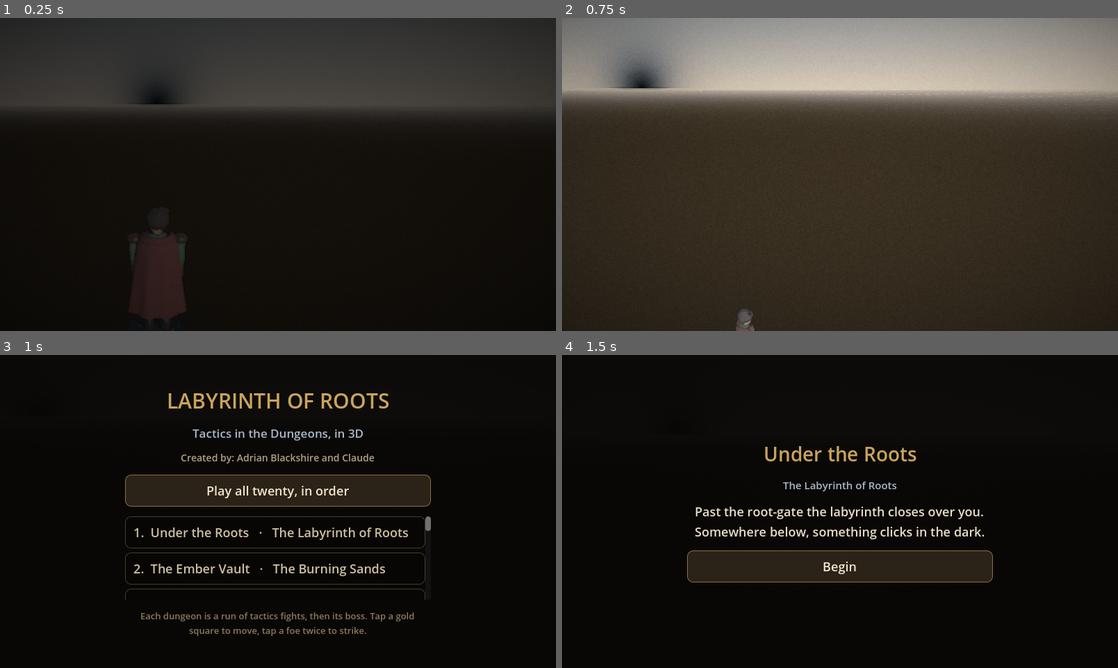
Above: before the commit, frames 1-4 (two rows, left to right).
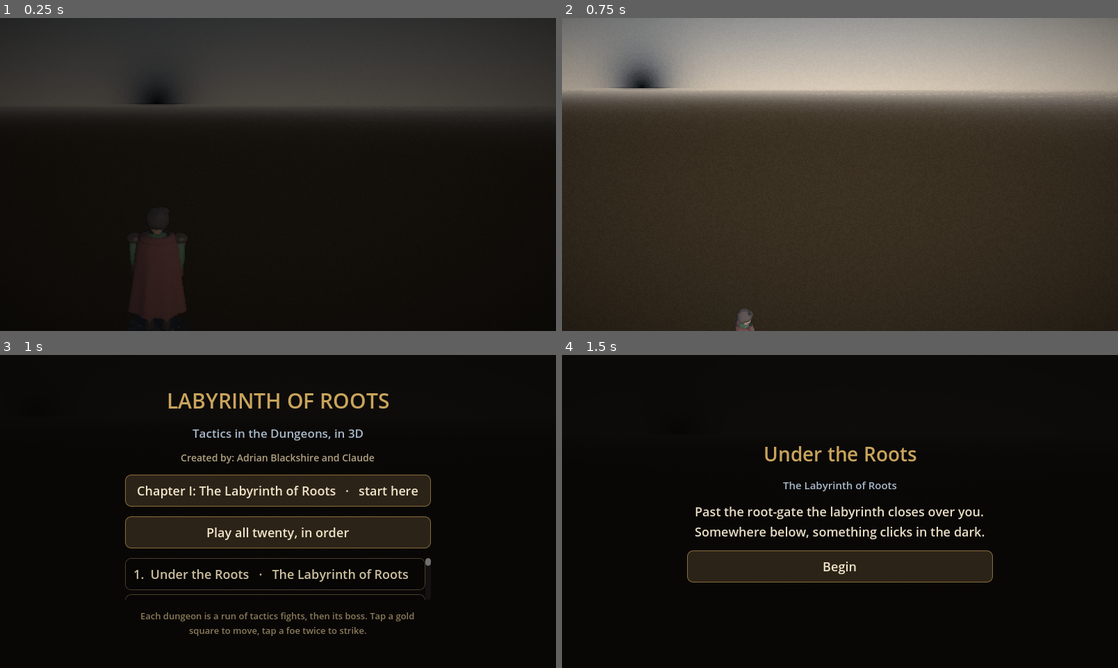
Above: after the commit, the same moments.

Repository: coderblack15/labyrinth-of-roots-3d
Game: Godot game, scene res://main.tscn
Same seed, same stepped clock (60 frames per second), same inputs: the game is played once before the commit and once after it.
Inputs (mouse positions are in pixels of both pictures, inside the frame that each line leads up to):
- Up to frame 1 (0.25 s): no input
- Up to frame 2 (0.75 s): tap Enter at 0.5 s; move the mouse to (962, 158) at 0.52 s; hold D from 0.53 s (still down); hold Q from 0.53 s (still down); click (962, 158) at 0.67 s
- Up to frame 3 (1 s): keep holding D; keep holding Q; tap Space at 0.77 s
- Up to frame 4 (1.5 s): release D at 1.25 s; release Q at 1.25 s; click "Play all twenty, in order" at 1.25 s

Frames 1-2 are identical in both runs. In frame 3, 7.9% of the frame differs, in the area x 22-78%, y 41-78%; in frame 4, nothing differs.

Commit message:
Chapter I: the story between the fights, a first-fight guide, a proper ending; start-menu entry
Created by: Adrian Blackshire and Claude.

Co-Authored-By: Claude Opus 5.5 <noreply@anthropic.com>
Claude-Session: https://claude.ai/code/session_01QZcaELAdLn4gJ97qC9vxRm

Diff:
--- a/scripts/main.gd
+++ b/scripts/main.gd
@@ -218,13 +218,18 @@
 
 # A dungeon is its run of tactics boards (scripts/tactics/campaign.gd).
 # "all" plays every dungeon in chapter order, starting fresh in each.
+# "chapter1" plays Chapter I with its story between the fights.
 func _explore(key: String) -> void:
+	var ch := key == "chapter1"
+	if ch:
+		key = "roots"
 	var keys: Array = preload("res://scripts/explore/dungeons.gd").ORDER if key == "all" else [key]
 	for k in keys:
 		var c = preload("res://scripts/tactics/campaign.gd").new()
 		c.name = "Campaign"
 		c.main = self
 		c.auto = autoplay
+		c.chapter = ch
 		add_child(c)
 		var r: String = await c.run(k)
 		print("== DUNGEON ", k, " ", r)
--- a/scripts/tactics/campaign.gd
+++ b/scripts/tactics/campaign.gd
@@ -1,13 +1,16 @@
 # A dungeon played as its run of tactics boards: the fights in order, then the boss.
 # A short card opens each fight; your HP carries over, with a breather after each win.
-# Lose a fight and Burr drags you clear: you try that board again at half HP.
+# Lose a fight and Burr drags you clear: you try that board again at half HP
+# (full HP in Chapter I, which tells its story between the fights: chapter_one.gd).
 # Created by: Adrian Blackshire and Claude.
 extends Node
 
 const DG = preload("res://scripts/explore/dungeons.gd")
+const CH1 = preload("res://scripts/tactics/chapter_one.gd")
 
 var main
 var auto := false
+var chapter := false   # Chapter I: the story between the fights (scripts/tactics/chapter_one.gd)
 
 func run(key: String) -> String:
 	var d: Dictionary = DG.DUNGEONS[key]
@@ -21,12 +24,27 @@
 		steps.append({"board": d.fights[dg], "line": d.get("lines", {}).get(dg, ["Foes!", "They come at you out of the dark."])})
 	steps.append({"board": d.boss, "line": d.boss_line, "boss": true})
 	main.world.player.visible = false
-	await _card(d.title, d.chapter, d.intro, "Begin")
+	var story := chapter and key == CH1.KEY
+	if story:
+		await _cards(CH1.OPEN)
+	else:
+		await _card(d.title, d.chapter, d.intro, "Begin")
 	var i := 0
+	var told := -1   # the last fight whose story cards were shown, so a retry skips them
 	while i < steps.size():
 		var s: Dictionary = steps[i]
-		var tag := "Boss" if s.get("boss", false) else "Fight %d of %d" % [i + 1, steps.size() - 1]
-		await _card(s.line[0], tag + "   ·   HP %d/%d" % [hp, max_hp], s.line[1], "Fight")
+		var boss: bool = s.get("boss", false)
+		var tag := "Boss" if boss else "Fight %d of %d" % [i + 1, steps.size() - 1]
+		if story and told < i:
+			told = i
+			if boss:
+				await _cards(CH1.CHAMBER)
+			elif CH1.BEFORE.has(i):
+				await _cards(CH1.BEFORE[i])
+			if i == 0:
+				await _cards([CH1.GUIDE])
+		var line: Array = [CH1.BOSS[0], CH1.BOSS[2]] if story and boss else s.line
+		await _card(line[0], tag + "   ·   HP %d/%d" % [hp, max_hp], line[1], "Fight")
 		var res: Dictionary = await main.run_battle(s.board, hp, "Continue", tier)
 		main.world.player.visible = false
 		if res.result == "victory":
@@ -34,10 +52,19 @@
 			hp = min(max_hp, max(1, res.hp) + 4)
 			i += 1
 		else:
-			hp = max_hp / 2
-			await _card("Burr drags you clear", "HP %d/%d" % [hp, max_hp], "Vaelric's axe holds you at 1 HP. You gather yourself and go again.", "Try again")
-	await _card("Dungeon cleared", d.title, d.get("outro", "The way on is open."), "Continue")
+			# Chapter I is the first chapter anyone plays, so a retry there starts at full HP.
+			hp = max_hp if story else max_hp / 2
+			var why := CH1.LOSE_EARLY if story and not boss else "Vaelric's axe holds you at 1 HP. You gather yourself and go again."
+			await _card("Burr drags you clear", "HP %d/%d" % [hp, max_hp], why, "Try again")
+	if story:
+		await _cards(CH1.END)
+	else:
+		await _card("Dungeon cleared", d.title, d.get("outro", "The way on is open."), "Continue")
 	return "cleared"
+
+func _cards(list: Array) -> void:
+	for c in list:
+		await _card(c[0], c[1], c[2], c[3])
 
 func _card(title: String, sub: String, text: String, go: String) -> void:
 	print("[dungeon] ", title, ": ", text)
--- /dev/null
+++ b/scripts/tactics/chapter_one.gd
@@ -0,0 +1,64 @@
+# Chapter I, The Labyrinth of Roots, told between its tactics fights.
+# The words follow the 2D game's Parts I to IV (STORY.md): the pathway and the strangers,
+# the vine horror in the dark, the webs, the Hollow Chamber and Vaelric's axe, then the Nest.
+# Each card is [title, small line, text, button].
+# Created by: Adrian Blackshire and Claude.
+extends RefCounted
+
+const KEY := "roots"
+
+const OPEN := [
+	["Chapter I", "The Labyrinth of Roots   ·   Part I: The Pathway",
+		"For two days you have walked the ceremonial pathway, stopping only to eat a few bites from your pack. On the road, two hooded strangers step into your way. \"Turn back,\" one says. \"Nothing that goes down there comes back up.\" You press three coins into their palms and walk on.",
+		"Walk on"],
+	["The outer gate", "Part I: The Pathway",
+		"Level after level you go down, until the gate of the labyrinth rises in front of you, carved with spirals, antlered figures and runes that seem to shift when you look away. The sun sinks, the stone turns violet, and then the light is gone. Darkness, total and absolute.",
+		"Step into the dark"],
+	["Something unfolds", "Part I: The Pathway",
+		"You never hear it coming. Behind you, a vine horror unfolds to its full height, nearly eight feet of thorned limbs made for tearing. One lashes past your ear. You run: left, right, left again, until the rustling fades. Burr is at your heel. With cloth, a stick and your flint you strike a torch.",
+		"Raise the torch"],
+]
+
+# Shown before each fight, by its place in the run (0 = first). The boss has its own.
+const BEFORE := {
+	0: [["The Webs", "Part II: The Webs",
+		"White webbing fills the corridor from floor to ceiling. Skeletons hang in it like flies, some still in rusted armour. A warm wind brushes your skin, though there should be no wind down here, and something hairy and jointed reaches out of the dark.",
+		"Ready yourself"]],
+	1: [["Under the webbing", "Part II: The Webs",
+		"You smother the torch, crawl on your belly under the loose strands, and come out where the roots hang low. The ground is moving. Burrow-ticks, fat as fists, wake to the warmth of you and Burr.",
+		"Ready yourself"]],
+}
+
+# How to play, once, before the first fight.
+const GUIDE := ["How a fight goes", "Your first fight",
+	"Gold squares show where you can move: tap one to walk there. Tap a foe once to see it, and again to strike. Your cards along the bottom are your moves; Brace makes the next blow at you weaker. Burr fights beside you on his own. Ground matters: high ground helps you hit, webs slow you, sinking ground traps whoever stands in it. Tap End turn when you're done.",
+	"Got it"]
+
+# Between the last road fight and the boss: the Hollow Chamber.
+const CHAMBER := [
+	["The Hollow Chamber", "Part III: The Hollow Chamber",
+		"The passage opens into a round room that feels grown, not built, like the inside of a great hollowed tree. At its heart stands a dead trunk, split down the middle like a doorway. A skeleton in dented plate sits against the roots, and across its lap lies a two-handed axe set with ruby, sapphire and emerald.",
+		"Lift the axe"],
+	["The axe speaks", "Part III: The Hollow Chamber",
+		"Power floods up your arms. A voice whispers from the blade: \"You will not perish here. Listen, and I will guide you through this catastrophe.\" The skeleton's left pauldron comes loose in your hand, a curved slab of steel the size of a small shield. You strap it to your forearm.",
+		"Swing at the tree"],
+	["Vaelric", "Part III: The Hollow Chamber",
+		"Red light pulses from the trunk, and a ghost rises, the same shape as the skeleton at your feet. \"I am Vaelric, last warden of this place. My axe has chosen you. Carry it where I could not. Ryytaa the Ender nests beyond. Kill her, take what I guarded, and walk out into the light.\" The back of the tree splits open on a tunnel.",
+		"Into the tunnel"],
+]
+
+const BOSS := ["The Nest", "Part IV: The Nest",
+	"The tunnel ends in a cavern hung with webs, its floor littered with egg sacs as big as barrels. Clicking comes from every side. Spiders drop on silk lines, and behind them Ryytaa the Ender unfolds, the brood mother, big as a cart, venom dripping from her fangs. \"Strike her down,\" Vaelric whispers, \"and the brood breaks.\"",
+	"Fight"]
+
+const END := [
+	["Ryytaa falls", "Part IV: The Nest",
+		"The gems blaze so brightly that the nest is lit like noon. When Ryytaa the Ender falls, the egg sacs shrivel, the last spiders flee into the cracks, and the clicking dies. The shield on your arm is dented in the shape of a spider's face. Burr sneezes at the smoke.",
+		"Look around"],
+	["Chapter I complete", "The Labyrinth of Roots",
+		"Beyond the nest, a stair of roots climbs toward a cold, grey light, and below it the labyrinth goes on: a library grown out of the stone, and far past it, a desert. Vaelric is quiet in the axe, but you can feel him listening. The rest of the road waits in the story game, and on the other nineteen boards.",
+		"Back to the menu"],
+]
+
+# Before the axe, nothing holds you at 1 HP: Burr drags you clear instead.
+const LOSE_EARLY := "Burr gets his teeth in your collar and hauls you back into the dark. You catch your breath and go again."
--- a/scripts/ui.gd
+++ b/scripts/ui.gd
@@ -502,7 +502,7 @@
 	parent.add_child(l)
 	return l
 
-# The first screen: pick a dungeon (any of the twenty, or all in order) or the story slice.
+# The first screen: Chapter I with its story, any of the twenty dungeons, or all in order.
 func start_menu() -> String:
 	await fade_in(0.8)
 	var t := _overlay()
@@ -510,12 +510,16 @@
 	_lbl(t.box, "Tactics in the Dungeons, in 3D", 17, C_MECH)
 	_lbl(t.box, "Created by: Adrian Blackshire and Claude", 14, Color("b0a080"))
 	var pick := [""]
+	var ch := _button("Chapter I: The Labyrinth of Roots   ·   start here")
+	ch.alignment = HORIZONTAL_ALIGNMENT_CENTER
+	ch.pressed.connect(func(): pick[0] = "chapter1")
+	t.box.add_child(ch)
 	var all := _button("Play all twenty, in order")
 	all.alignment = HORIZONTAL_ALIGNMENT_CENTER
 	all.pressed.connect(func(): pick[0] = "all")
 	t.box.add_child(all)
 	var sc := ScrollContainer.new()
-	sc.custom_minimum_size = Vector2(0, min(360.0, view.y - 330))
+	sc.custom_minimum_size = Vector2(0, min(360.0, view.y - 390))
 	sc.horizontal_scroll_mode = ScrollContainer.SCROLL_MODE_DISABLED
 	t.box.add_child(sc)
 	var list := VBoxContainer.new()
